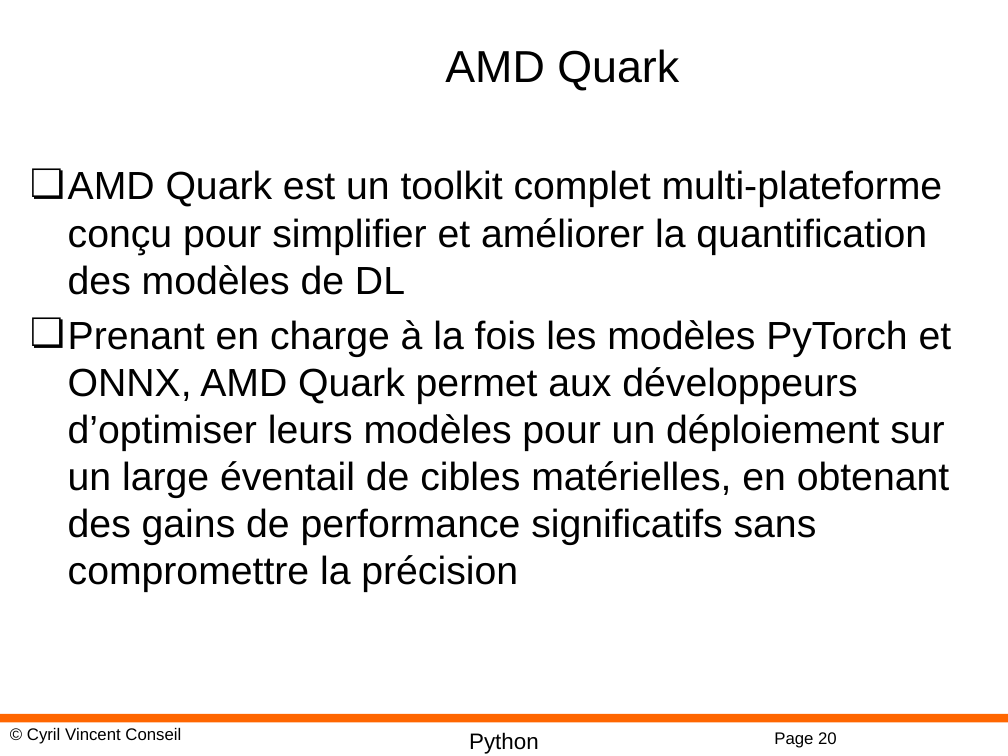
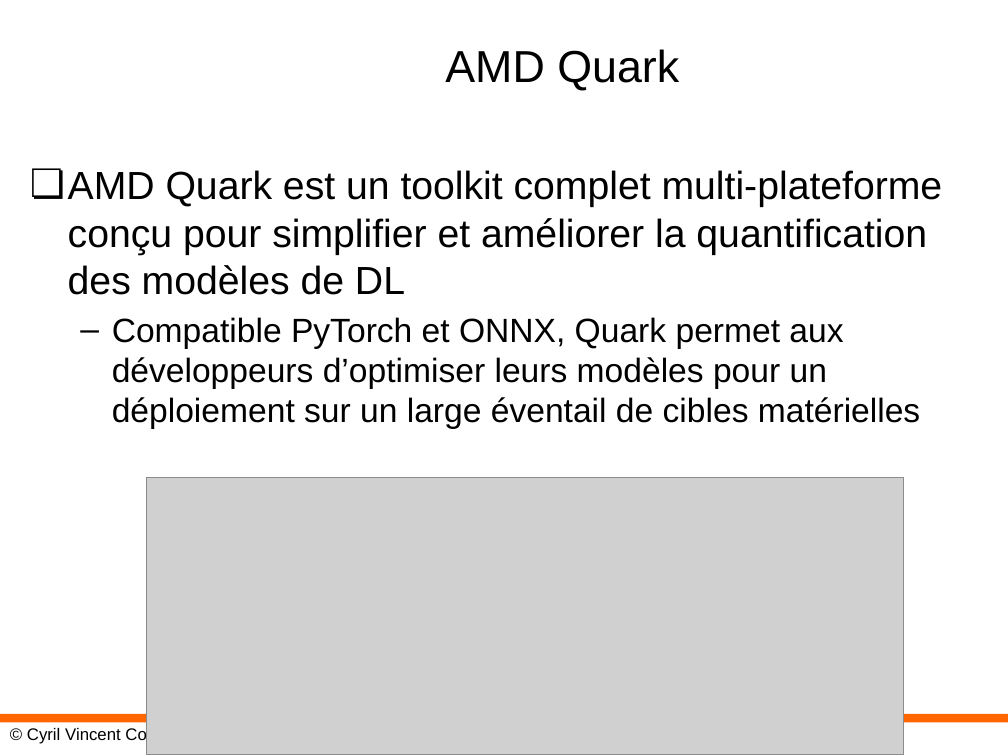
Before and after one commit to cyrilvincent/iot-ai, a slide deck: slide 19 of ppt/IoTAI31-FPGA.pptx (slide 20 before the commit). Drawn at 1008x756 pixels with LibreOffice and Linux fonts; fonts in the diff are those of the drawing; grey boxes stand for pictures; background and template pictures are left out. Boxes give left, top, right and bottom in pixels: in the first picture for what was removed or moved away, otherwise in the second. Text is boxed around its words. In the diff, an @@ line names an element or a change of style, - is before the commit and + after.

```diff
--- a/ppt/IoTAI31-FPGA.pptx
+++ b/ppt/IoTAI31-FPGA.pptx
@@ text at box(112, 317, 920, 429): text changed; size 28 to 24 pt @@
-❏ Prenant en charge à la fois les modèles PyTorch et ONNX, AMD Quark permet aux développeurs d’optimiser leurs modèles pour un déploiement sur un large éventail de cibles matérielles, en obtenant des gains de performance significatifs sans compromettre la précision
+  – Compatible PyTorch et ONNX, Quark permet aux développeurs d’optimiser leurs modèles pour un déploiement sur un large éventail de cibles matérielles
@@ picture added at box(147, 478, 904, 755) @@
@@ page number removed at box(774, 732, 837, 748) @@
-Page 20
```
Also in this commit, not shown: 1 slide added, 4 slides removed, 2 other files.
